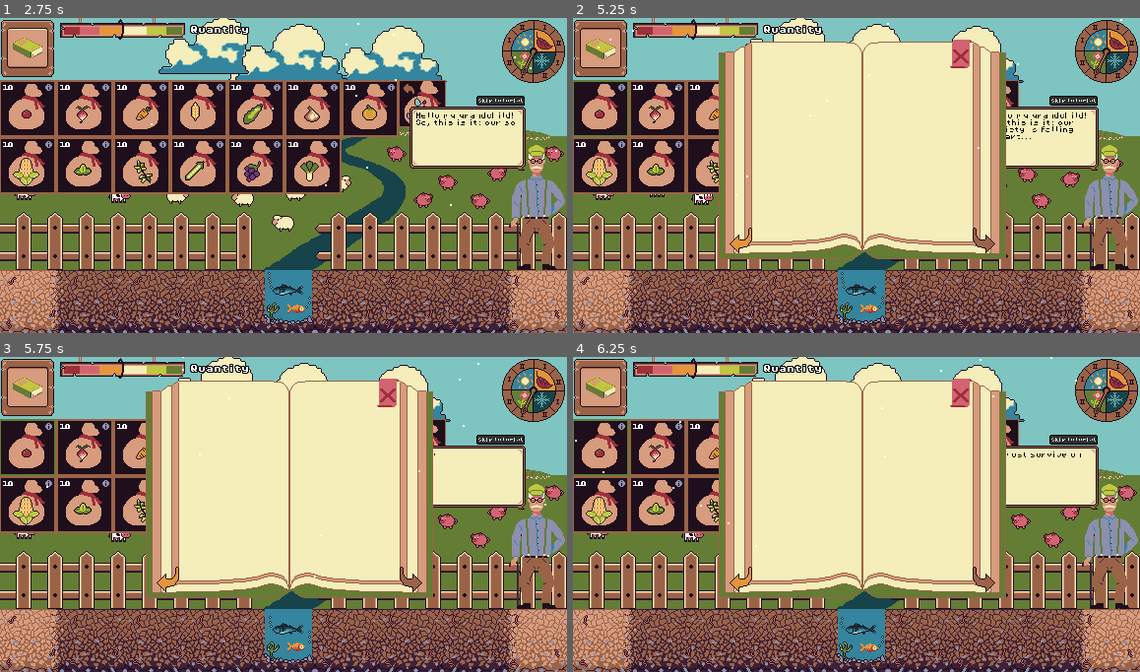
Above: before the commit, frames 1-4 (two rows, left to right).
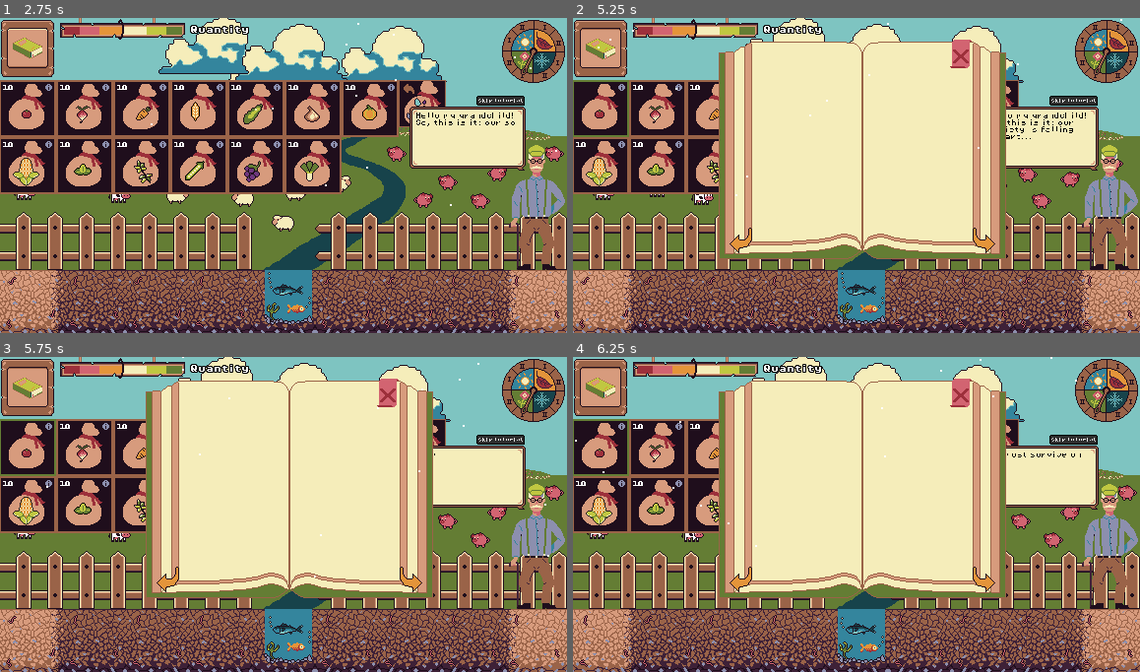
Above: after the commit, the same moments.

Repository: JustAlternate/Regenerative_Game_Jam
Game: Godot game, scene res://Scenes/menu.tscn
The game is run twice, just before and just after one commit, with the same random seed, the same clock (stepped at 60 frames per second) and the same inputs.
Inputs (mouse positions are in pixels of both pictures, inside the frame that each line leads up to):
- Up to frame 1 (2.75 s): click (487, 166) at 0.52 s; type "Alex" at 0.6 s; click (487, 197) at 0.75 s; type "12" at 0.83 s; click "Play" at 1.25 s; click (22, 103) at 2 s
- Up to frame 2 (5.25 s): click "10" at 2.75 s; click "10" at 3.5 s; click (624, 87) at 4.27 s; click (981, 238) at 5 s
- Up to frame 3 (5.75 s): no input
- Up to frame 4 (6.25 s): click (981, 577) at 5.75 s

Frame 1 is identical in both runs. In frame 2, less than 0.1% of the frame differs, in the area x 70-75%, y 66-75%; in frame 3, less than 0.1%; in frame 4, less than 0.1%.

Commit message:
reanme thym -> thyme + fix des fleches du dico

Diff:
--- a/Scenes/seed_drawer.tscn
+++ b/Scenes/seed_drawer.tscn
@@ -92,11 +92,11 @@
 Seed_Texture = ExtResource("11_5is7y")
 seed_name = "mint"
 
-[node name="Container_thym" parent="HBoxContainer/GridContainer" instance=ExtResource("2_ck28v")]
+[node name="Container_thyme" parent="HBoxContainer/GridContainer" instance=ExtResource("2_ck28v")]
 visible = false
 layout_mode = 2
 Seed_Texture = ExtResource("12_svm74")
-seed_name = "thym"
+seed_name = "thyme"
 
 [node name="Container_pea" parent="HBoxContainer/GridContainer" instance=ExtResource("2_ck28v")]
 visible = false
@@ -142,7 +142,7 @@
 [connection signal="draweeeer" from="HBoxContainer/GridContainer/Container_pumpkin" to="." method="refresh_drawer"]
 [connection signal="draweeeer" from="HBoxContainer/GridContainer/Container_corn" to="." method="refresh_drawer"]
 [connection signal="draweeeer" from="HBoxContainer/GridContainer/Container_mint" to="." method="refresh_drawer"]
-[connection signal="draweeeer" from="HBoxContainer/GridContainer/Container_thym" to="." method="refresh_drawer"]
+[connection signal="draweeeer" from="HBoxContainer/GridContainer/Container_thyme" to="." method="refresh_drawer"]
 [connection signal="draweeeer" from="HBoxContainer/GridContainer/Container_pea" to="." method="refresh_drawer"]
 [connection signal="draweeeer" from="HBoxContainer/GridContainer/Container_vine" to="." method="refresh_drawer"]
 [connection signal="draweeeer" from="HBoxContainer/GridContainer/Container_leek" to="." method="refresh_drawer"]
--- a/Scripts/dialogue_grand_pere.gd
+++ b/Scripts/dialogue_grand_pere.gd
@@ -158,7 +158,7 @@
 			get_tree().root.get_node("home/Game/Encyclopedia").Pages_unlocked+=3
 			GlobalVariables.update_invertory("ail","seed",2)
 			GlobalVariables.update_invertory("vine","seed",2)
-			GlobalVariables.update_invertory("thym","seed",2)
+			GlobalVariables.update_invertory("thyme","seed",2)
 
 func _on_button_for_grandpa_button_activated(texte_name):
 	grandpa_talk(texte_name)
--- a/Scripts/encyclopedia.gd
+++ b/Scripts/encyclopedia.gd
@@ -63,7 +63,7 @@
 
 	#Page 13 - 14
 		["Vine","Vine is a fruit plant that can be sown in fall 2 and spring 2, but prefers to be planted in [b]winter 1 & 2[ …(221 unchanged characters)…
-		["Thyme","Thyme is an herb that can be sown in spring 1 &  …(208 unchanged characters)… \n\nThyme needs dry soil to grow.","thym"],  #Page droite
+		["Thyme","Thyme is an herb that can be sown in spring 1 &  …(208 unchanged characters)… \n\nThyme needs dry soil to grow.","thyme"],  #Page droite
 ]
 
 # Called when the node enters actual_page_numberthe scene tree for the first time.
@@ -134,20 +134,3 @@
 		actual_page_number -= 2
 		$PageFlipSFX.play_random_sound()
 		maj_book(actual_page_number)
-
-
-
-
-func _on_previous_page_mouse_entered():
-	$Book/turn_page_left.animation = "souris"
-
-func _on_previous_page_mouse_exited():
-	$Book/turn_page_left.animation = "default"
-
-
-func _on_next_page_mouse_entered():
-	$Book/turn_page_right.animation = "souris"
-
-
-func _on_next_page_mouse_exited():
-	$Book/turn_page_right.animation = "default"
--- a/Scripts/global_variables.gd
+++ b/Scripts/global_variables.gd
@@ -23,7 +23,7 @@
 		"mint":[[1,1]],
 		"pumpkin":[[1,2]],
 		"tomatoes":[[1,1]],
-		"thym":[[3,1]],
+		"thyme":[[3,1]],
 		"vine":[[4,1],[4,2]],
 		"zucchini":[[1,1]],
 		"ail":[],
@@ -39,7 +39,7 @@
 		"mint":[[4,2],[1,2]],
 		"pumpkin":[[1,1],[2,1]],
 		"tomatoes":[[4,2],[1,2]],
-		"thym":[[1,1],[1,2]],
+		"thyme":[[1,1],[1,2]],
 		"vine":[[3,2],[1,1]],
 		"zucchini":[[4,2],[1,2]],
 		"ail":[[3,2],[4,2]],
@@ -54,7 +54,7 @@
 		"mint":3,
 		"pumpkin":3,
 		"tomatoes":2,
-		"thym":4,
+		"thyme":4,
 		"vine":4,
 		"zucchini":2,
 		"ail":3,
@@ -69,7 +69,7 @@
 		"mint":[2],
 		"pumpkin":[1,2],
 		"tomatoes":[2],
-		"thym":[0],
+		"thyme":[0],
 		"vine":[1],
 		"zucchini":[2],
 		"ail":[0],
@@ -84,7 +84,7 @@
 		"mint":[1,2],
 		"pumpkin":[1,2,3],
 		"tomatoes":[1,2,3],
-		"thym":[0,1],
+		"thyme":[0,1],
 		"vine":[0,1,2],
 		"zucchini":[1,2],
 		"ail":[0,1],
@@ -99,7 +99,7 @@
 		"mint":2,
 		"pumpkin":1,
 		"tomatoes":1,
-		"thym":0,
+		"thyme":0,
 		"vine":0,
 		"zucchini":2,
 		"ail":0,
@@ -114,7 +114,7 @@
 		"mint":[0,1,2],
 		"pumpkin":[0,1],
 		"tomatoes":[1,2],
-		"thym":[1,2],
+		"thyme":[1,2],
 		"vine":[1,2],
 		"zucchini":[1,2],
 		"ail":[1,2],
@@ -129,7 +129,7 @@
 		"mint":1,
 		"pumpkin":0,
 		"tomatoes":2,
-		"thym":2,
+		"thyme":2,
 		"vine":2,
 		"zucchini":2,
 		"ail":2,
@@ -141,10 +141,10 @@
 		"corn":["pumpkin"],
 		"wheat":[],
 		"carrot":["tomatoes","leek","pea","radish","ail"],
-		"mint":["thym","tomatoes","pea","fadish"],
+		"mint":["thyme","tomatoes","pea","fadish"],
 		"pumpkin":[],
 		"tomatoes":["radish"],
-		"thym":["mint"],
+		"thyme":["mint"],
 		"vine":[],
 		"zucchini":["pea"],
 		"ail":["tomatoes"],
@@ -160,7 +160,7 @@
 		"mint":["carrot","corn"],
 		"pumpkin":[],
 		"tomatoes":[],
-		"thym":[],
+		"thyme":[],
 		"vine":[],
 		"zucchini":[],
 		"ail":["pea"],
@@ -210,7 +210,7 @@
 	"mint":{"seed": 0, "plant": 0},
 	"pumpkin":{"seed": 0, "plant": 0},
 	"tomatoes":{"seed": 0, "plant": 0},
-	"thym":{"seed": 0, "plant": 0},
+	"thyme":{"seed": 0, "plant": 0},
 	"vine":{"seed": 0, "plant": 0},
 	"zucchini":{"seed": 0, "plant": 0},
 	"ail":{"seed": 0, "plant": 0},
--- a/Scripts/objectivesV2.gd
+++ b/Scripts/objectivesV2.gd
@@ -11,7 +11,7 @@
 		"mint":0.1,
 		"pumpkin":1,
 		"tomatoes":1,
-		"thym":0.1,
+		"thyme":0.1,
 		"vine":1,
 		"zucchini":1,
 		"ail":0.5,
@@ -27,7 +27,7 @@
 		"mint":1,
 		"pumpkin":0.1,
 		"tomatoes":0.1,
-		"thym":1,
+		"thyme":1,
 		"vine":0.5,
 		"zucchini":0.1,
 		"ail":1,
@@ -39,7 +39,7 @@
 var taste:float = 50
 var activation_state = 0 # 0 = seulement ressource, 1 = ressource + diversity, 2 = tout
 
-var last_eat = ["tomatoes", "thym"]
+var last_eat = ["tomatoes", "thyme"]
 
 func start_objective_diversity(start_amount = 50):
 	$sign_diversity.show()
--- a/Scripts/plante.gd
+++ b/Scripts/plante.gd
@@ -2,7 +2,7 @@
 
 @export var transition:bool
 @export var flip_dirt = false
-@export var plant_type = "None" #"carrot", "pea", "leek", "corn", "wheat", "pumpkin", "tomatoes", "thym", "vine", "courgette"
+@export var plant_type = "None" #"carrot", "pea", "leek", "corn", "wheat", "pumpkin", "tomatoes", "thyme", "vine", "courgette"
 
 @onready var Icon= load("res://Scenes/feeling_icon.tscn")
 
@@ -14,7 +14,7 @@
 var minimum_nutriment_values = [] # 0 = pas de nutriment, 1 = un peu nutriment, 2 = tres nutriments
 var sunlight = [] # 0 = dont want sunlight, 1 = absolutly need sunlight
 var sickness = [] # "mildiou", "Oïdium", "Furariose"
-var appreciated_adjacents_plants = [] # "carrot", "pea", "leek", "corn", "wheat", "mint", "pumpkin", "tomatoes", "thym", "vine", "courgette"
+var appreciated_adjacents_plants = [] # "carrot", "pea", "leek", "corn", "wheat", "mint", "pumpkin", "tomatoes", "thyme", "vine", "courgette"
 var unapreciated_adjacents_plants = [] # pareil que au dessus.
 
 signal calling_contextual_menu
Not shown: 1 places in Scenes/seed_drawer.tscn that only renumber resources
